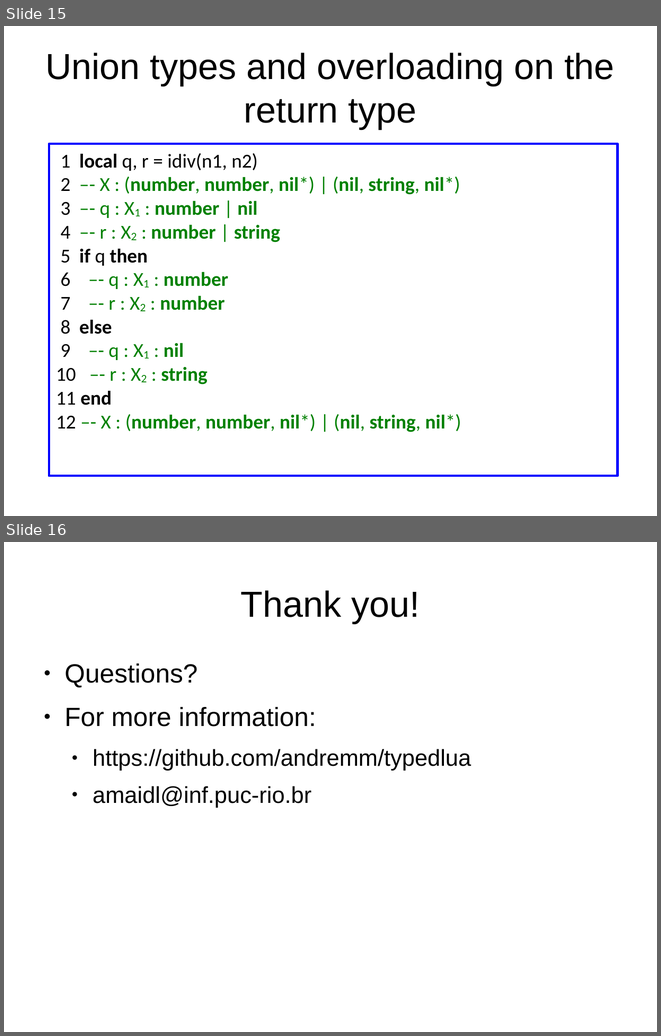
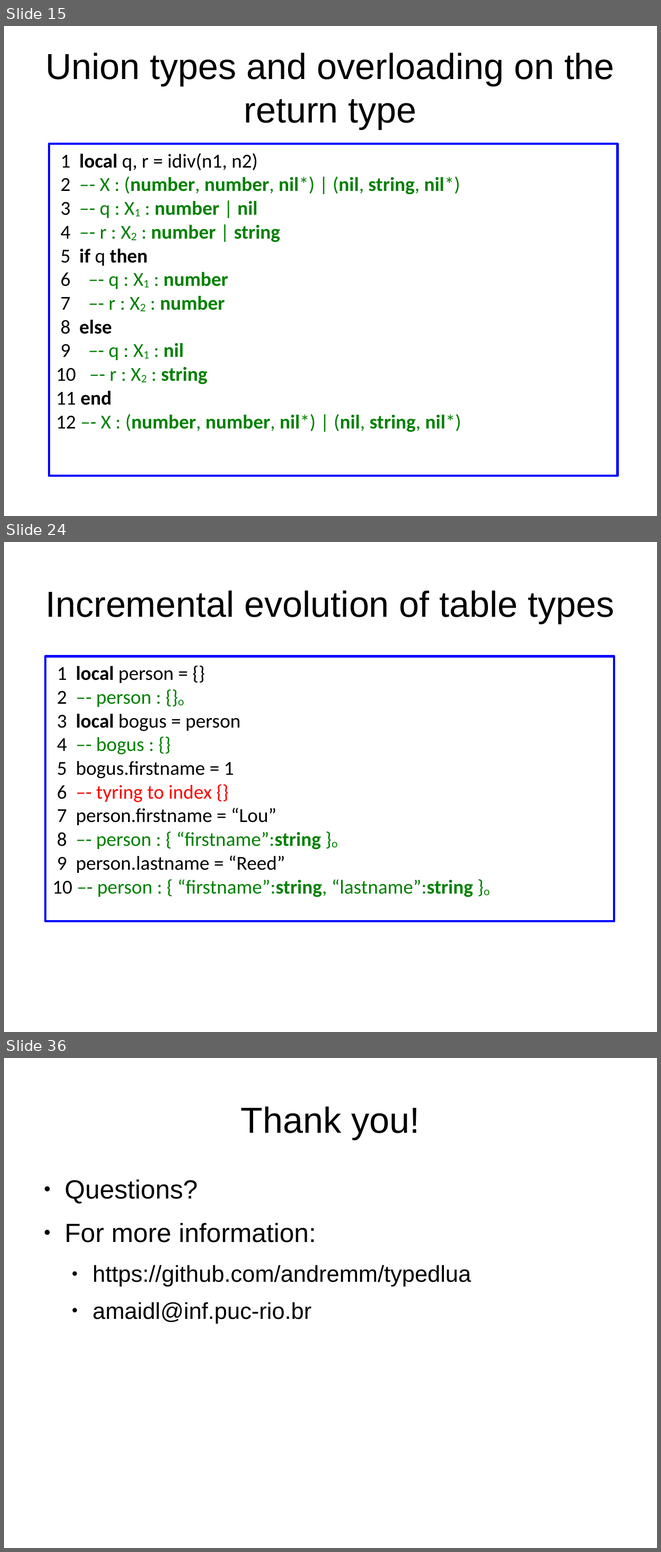
Before and after one commit to andremm/typedlua, a slide deck: doc/slides/dyla2014.odp. Shown one above the other, each under a label of ours: slides 15 and 16 before the commit, slides 15, 24 and 36 after it; the slides between them are not shown. The pictures are 661x1036 and 661x1552 pixels, drawn with LibreOffice and Linux fonts; fonts in the diff are those of the drawing. Boxes give left, top, right and bottom in pixels: in the first picture for what was removed or moved away, otherwise in the second. Text is boxed around its words. In the diff, an @@ line names an element or a change of style, - is before the commit and + after.

Commit message:
Finishing the first version of the slides for Dyla 2014

```diff
--- a/doc/slides/dyla2014.odp
+++ b/doc/slides/dyla2014.odp
@@ slide 24 added at (4, 542, 657, 1032), background #FFFFFF @@
@@ title added at (45, 590, 615, 623), 44 pt, text #000000 @@
+Incremental evolution of table types
@@ rectangle added at (45, 656, 615, 921), outline #0000FF 2.89 pt, 24 pt, text #000000 @@
+1 local person = {}
+2 –- person : {}o
+3 local bogus = person
+4 –- bogus : {}
+5 bogus.firstname = 1
+6 –- tyring to index {}
+7 person.firstname = “Lou”
+8 –- person : { “firstname”:string }o
+9 person.lastname = “Reed”
+10 –- person : { “firstname”:string, “lastname”:string }o
@@ what was slide 16 is now slide 36 @@
```
Also in this commit, not shown: 19 other slides added.
